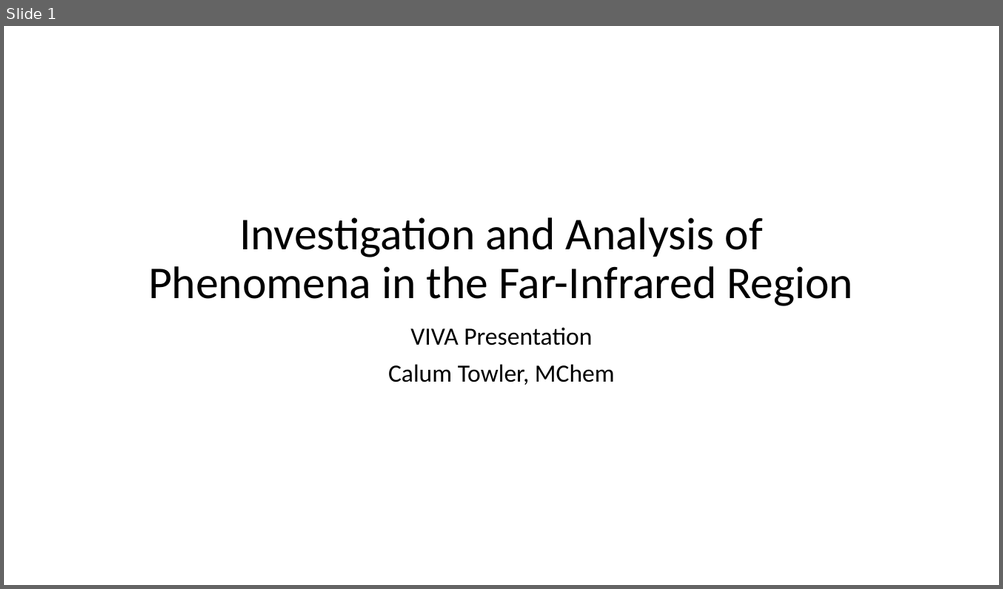
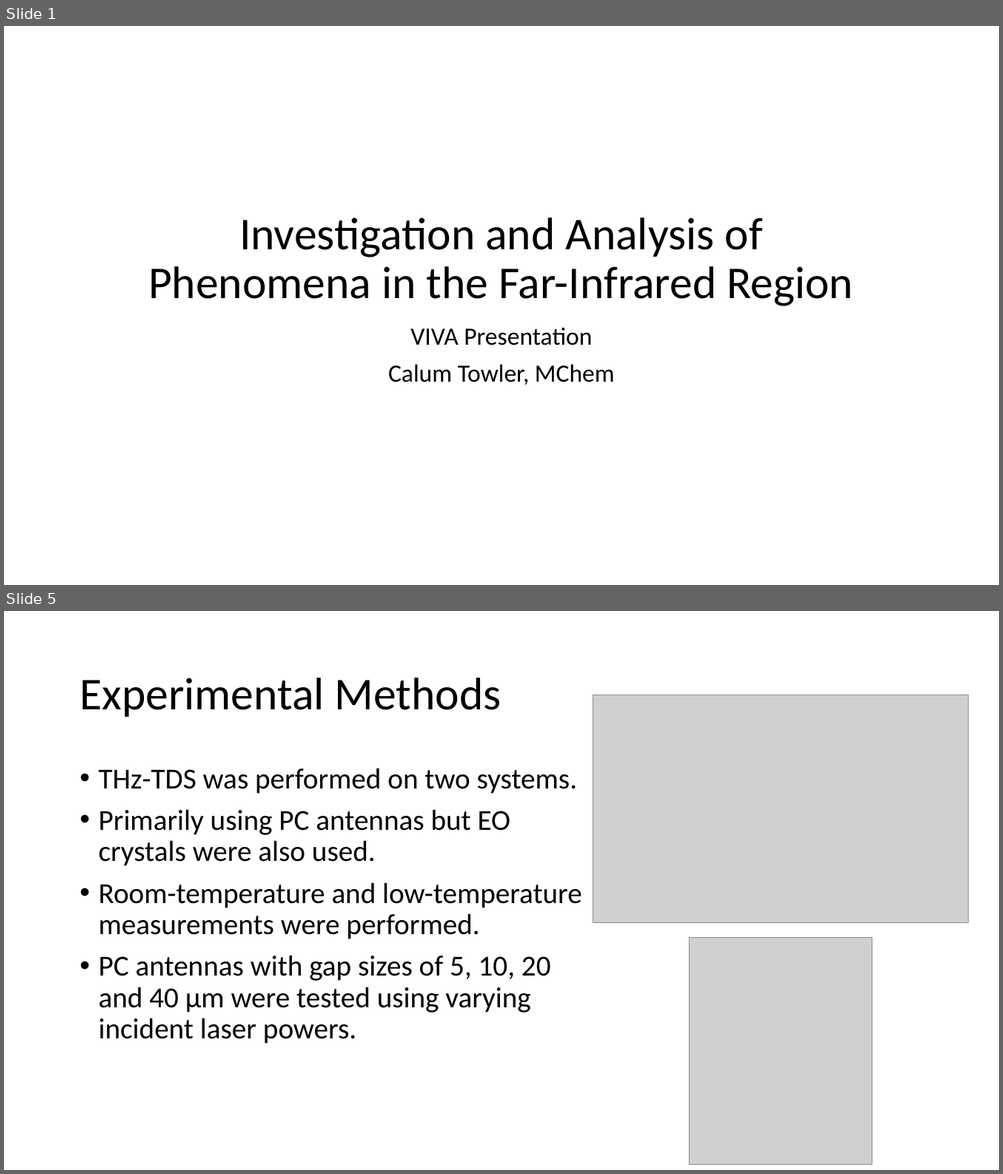
Before and after one commit to CalumTowler/Final-PhD-Files, a slide deck: VIVA_Presentation.pptx. Shown one above the other, each under a label of ours: slide 1 before the commit, slides 1 and 5 after it; the slides between them are not shown. The pictures are 1003x589 and 1003x1174 pixels, drawn with LibreOffice and Linux fonts; fonts in the diff are those of the drawing; grey boxes stand for pictures. Boxes give left, top, right and bottom in pixels: in the first picture for what was removed or moved away, otherwise in the second. Text is boxed around its words. In the diff, an @@ line names an element or a change of style, - is before the commit and + after.

```diff
--- a/VIVA_Presentation.pptx
+++ b/VIVA_Presentation.pptx
@@ slide 5 added at [4,611,999,1170], background #FFFFFF @@
@@ title added at [79,678,501,717], 44 pt, text #000000 @@
+Experimental Methods
@@ picture added at [593,695,968,923] @@
@@ text added at [99,768,582,1044], 28 pt, text #000000 @@
+• THz-TDS was performed on two systems.
+• Primarily using PC antennas but EO crystals were also used.
+• Room-temperature and low-temperature measurements were performed.
+• PC antennas with gap sizes of 5, 10, 20 and 40 µm were tested using varying incident laser powers.
@@ picture added at [689,938,872,1166] @@
```
Also in this commit, not shown: 1 slide changed, 11 other slides added, 4 slides removed.
